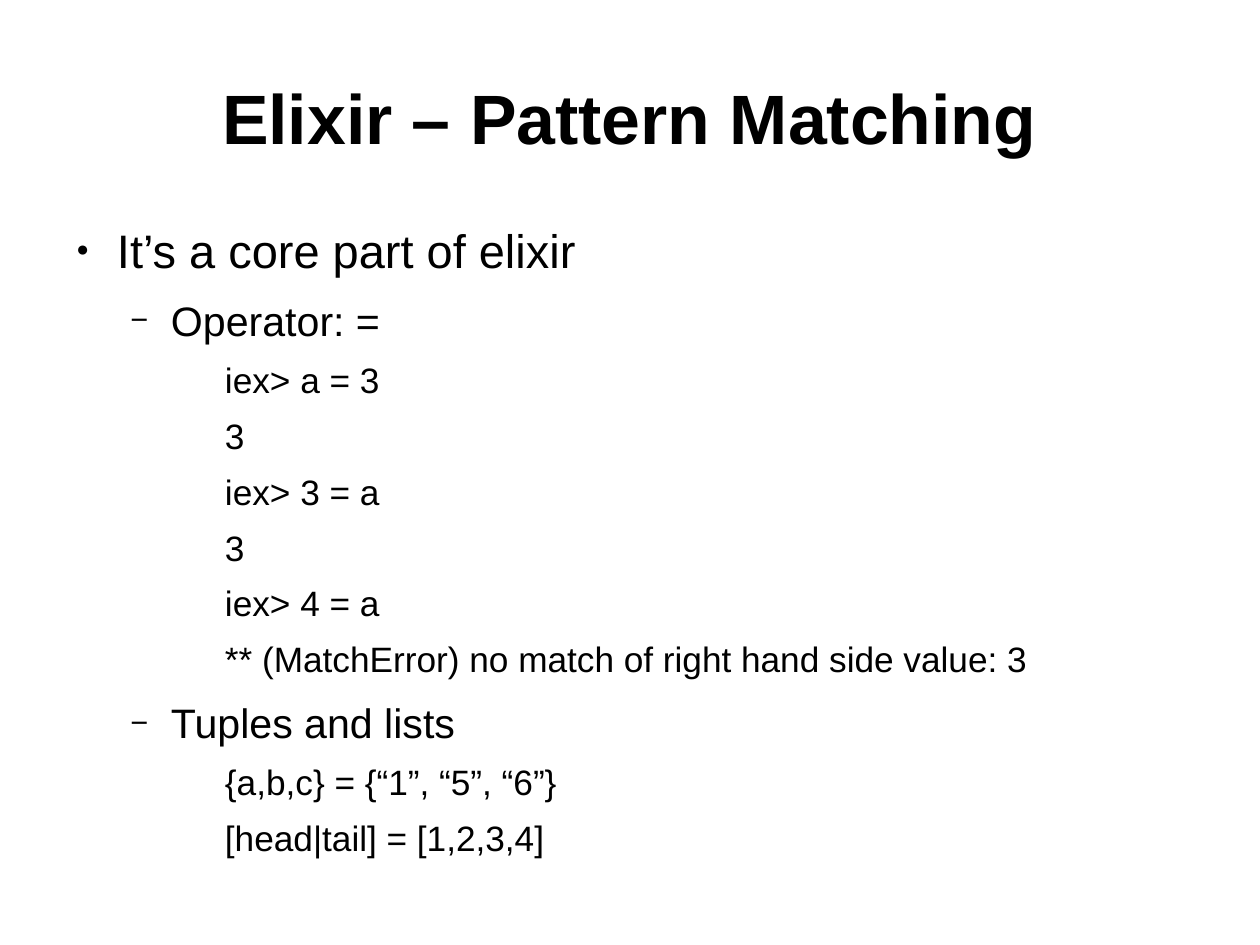
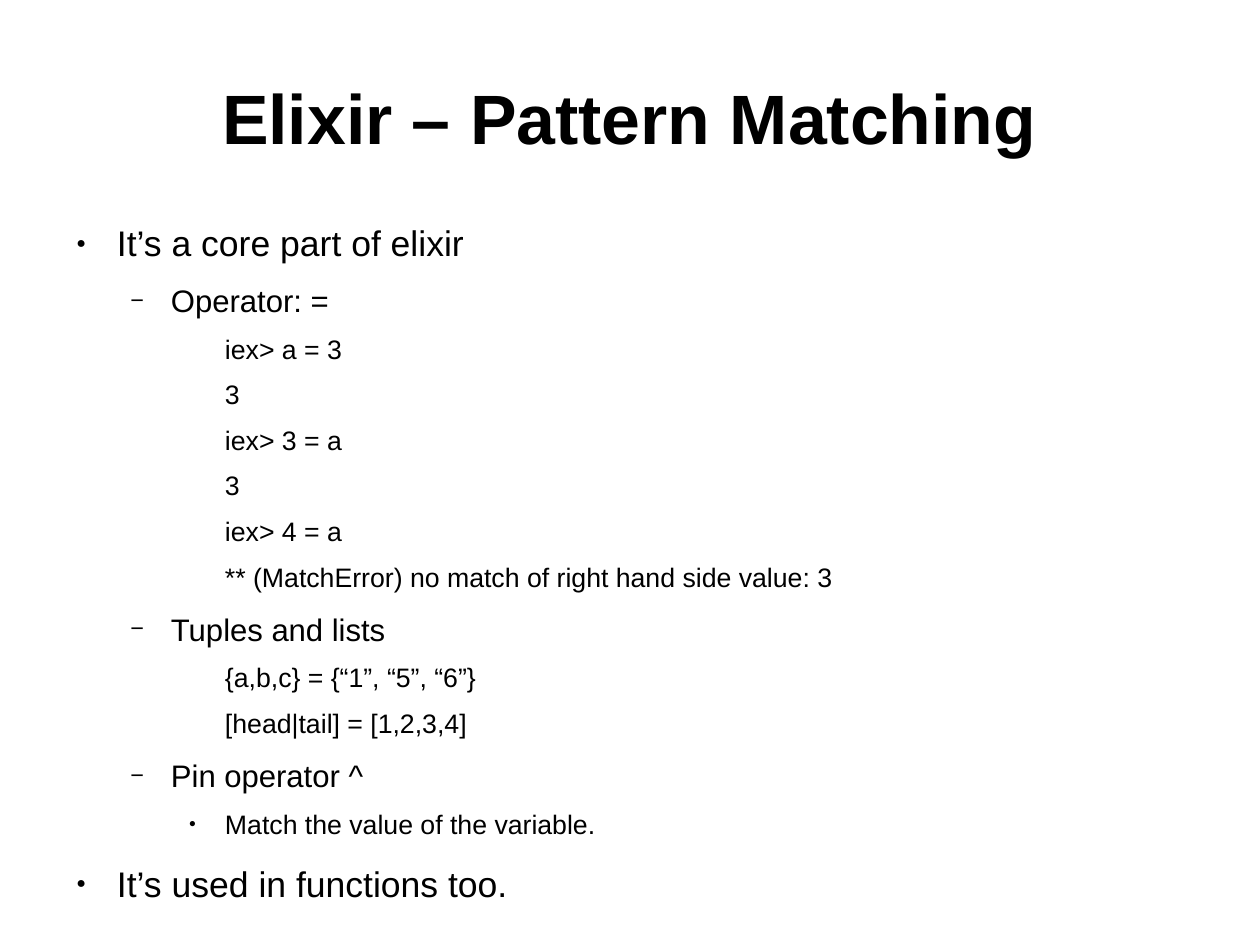
Before and after one commit to ramortegui/talks, a slide deck: slide 6 of elixir-basics.odp. Drawn at 1260x945 pixels with LibreOffice and Linux fonts; fonts in the diff are those of the drawing. Boxes give left, top, right and bottom in pixels: in the first picture for what was removed or moved away, otherwise in the second. Text is boxed around its words. In the diff, an @@ line names an element or a change of style, - is before the commit and + after.

```diff
--- a/elixir-basics.odp
+++ b/elixir-basics.odp
@@ text at box(117, 230, 832, 738): size 29.6 to 22.4 pt in "It’s a core part of elixir"; size 25.9 to 19.6 pt in "Operator: =", "Tuples and lists"; size 22.2 to 16.8 pt in "iex> a = 3", "3", "iex> 3 = a", "3" and 4 more places @@
@@ text at box(117, 764, 596, 898): paragraphs added @@
+  − Pin operator ^
+    ● Match the value of the variable.
+● It’s used in functions too.
```
Also in this commit, not shown: 1 other slide changed.
